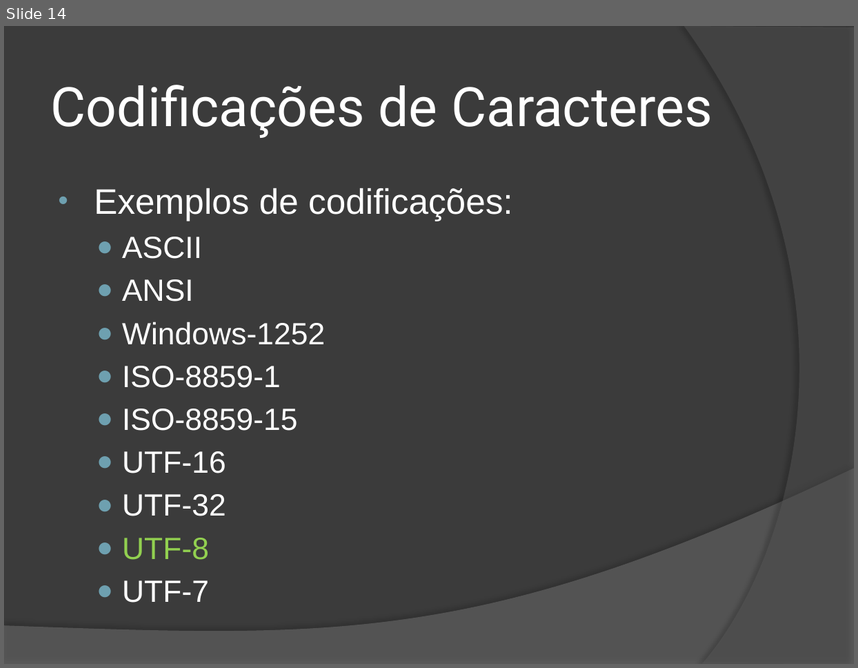
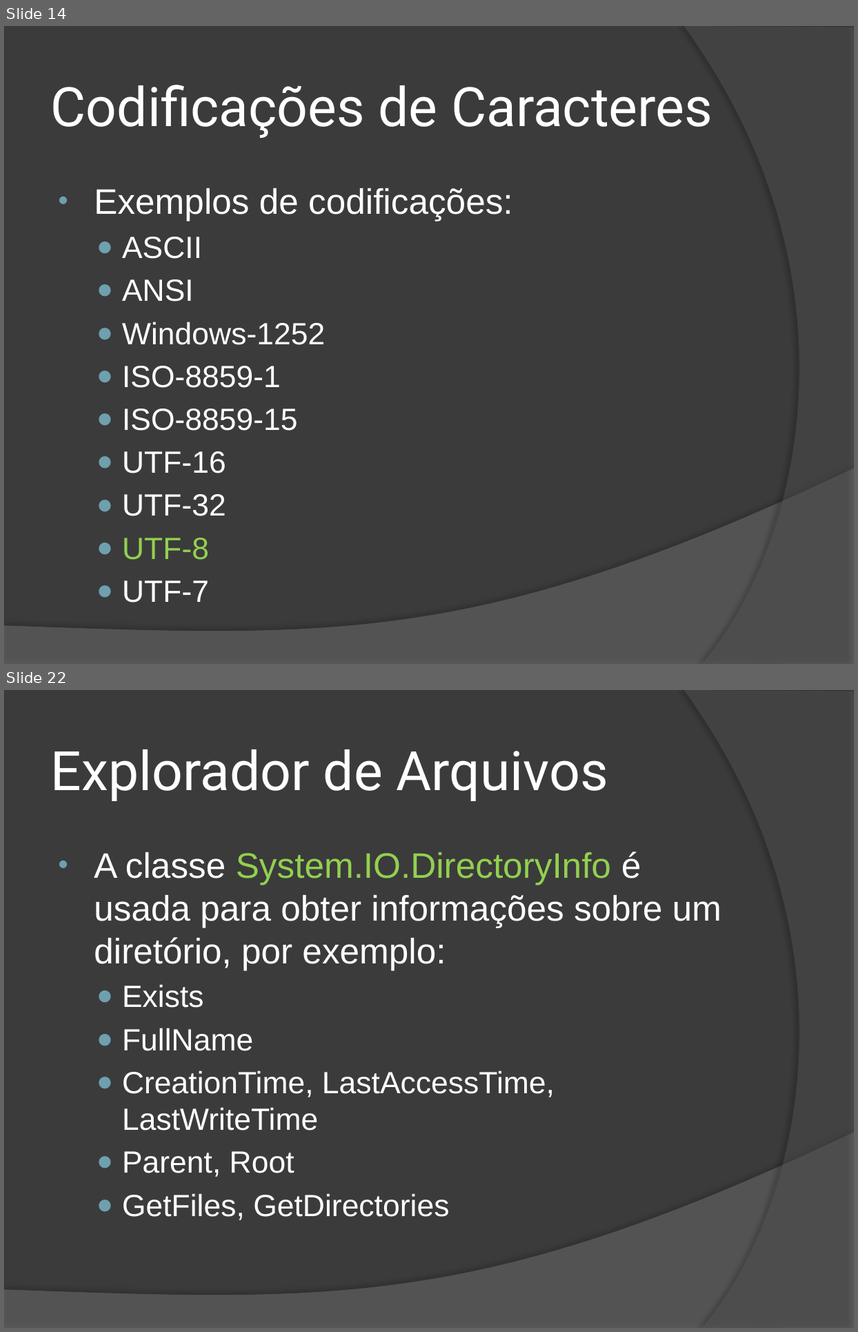
Before and after one commit to wind39/wind39.github.io, a slide deck: curso/modulo2capitulo3-off.pptx. Shown one above the other, each under a label of ours: slide 14 before the commit, slides 14 and 22 after it; the slides between them are not shown. The pictures are 858x668 and 858x1332 pixels, drawn with LibreOffice and Linux fonts; fonts in the diff are those of the drawing. Boxes give left, top, right and bottom in pixels: in the first picture for what was removed or moved away, otherwise in the second. Text is boxed around its words. In the diff, an @@ line names an element or a change of style, - is before the commit and + after.

```diff
--- a/curso/modulo2capitulo3-off.pptx
+++ b/curso/modulo2capitulo3-off.pptx
@@ slide 22 added at box(4, 690, 854, 1328), background #3B3B3B; not listed: 2 template elements that a slide beside it also shows @@
@@ title added at box(51, 749, 608, 801), 46 pt, text #FFFFFF @@
+Explorador de Arquivos
@@ text added at box(94, 851, 722, 1220), 26 pt, text #FFFFFF @@
+• A classe System.IO.DirectoryInfo é usada para obter informações sobre um diretório, por exemplo:
+  ● Exists
+  ● FullName
+  ● CreationTime, LastAccessTime, LastWriteTime
+  ● Parent, Root
+  ● GetFiles, GetDirectories
```
Also in this commit, not shown: 2 slides changed, 8 other slides added, 18 other files.
